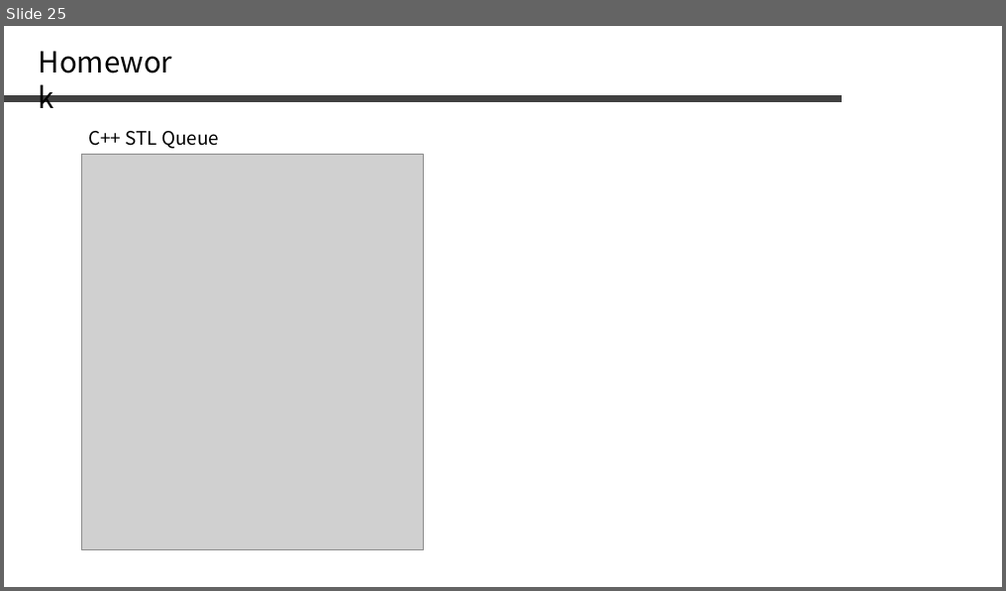
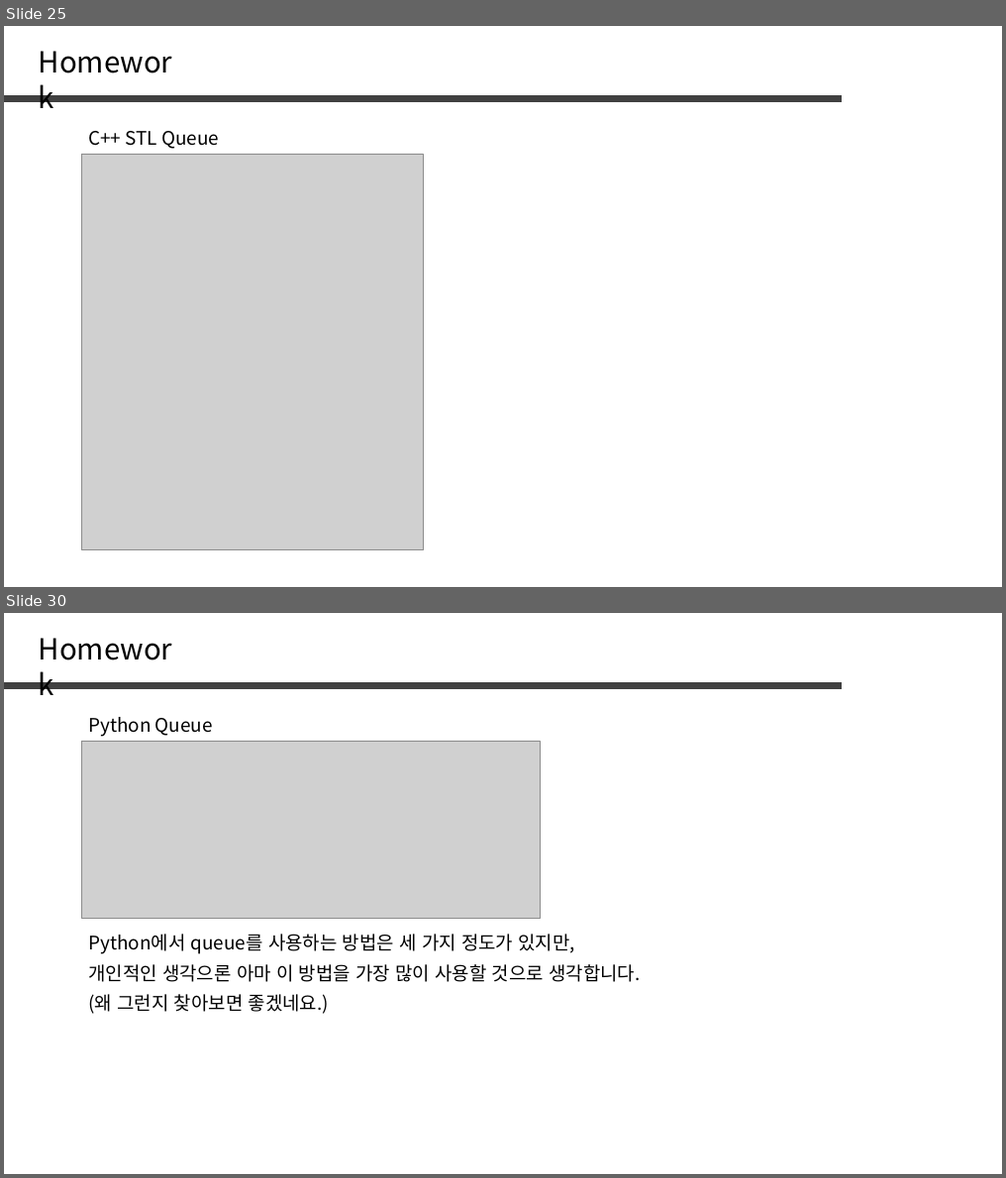
Before and after one commit to jaehoo1/PS-study, a slide deck: study/6_Greedy.pptx. Shown one above the other, each under a label of ours: slide 25 before the commit, slides 25 and 30 after it; the slides between them are not shown. The pictures are 1006x591 and 1006x1178 pixels, drawn with LibreOffice and Linux fonts; fonts in the diff are those of the drawing; grey boxes stand for pictures. Boxes give left, top, right and bottom in pixels: in the first picture for what was removed or moved away, otherwise in the second. Text is boxed around its words. In the diff, an @@ line names an element or a change of style, - is before the commit and + after.

```diff
--- a/study/6_Greedy.pptx
+++ b/study/6_Greedy.pptx
@@ slide 30 added at [4,613,1002,1174], background #FFFFFF @@
@@ text added at [31,627,195,669], 28 pt, text #000000 @@
+Homework
@@ line added from (4, 685) to (843, 685), #404040 6 pt @@
@@ text added at [88,717,213,737], 18 pt, text #000000 @@
+Python Queue
@@ picture added at [81,741,540,919] @@
@@ text added at [88,934,575,955], 18 pt, text #000000 @@
+Python에서 queue를 사용하는 방법은 세 가지 정도가 있지만,
@@ text added at [88,964,640,982], 18 pt, text #000000 @@
+개인적인 생각으론 아마 이 방법을 가장 많이 사용할 것으로 생각합니다.
@@ text added at [88,994,329,1014], 18 pt, text #000000 @@
+(왜 그런지 찾아보면 좋겠네요.)
```
Also in this commit, not shown: 4 other slides added.
